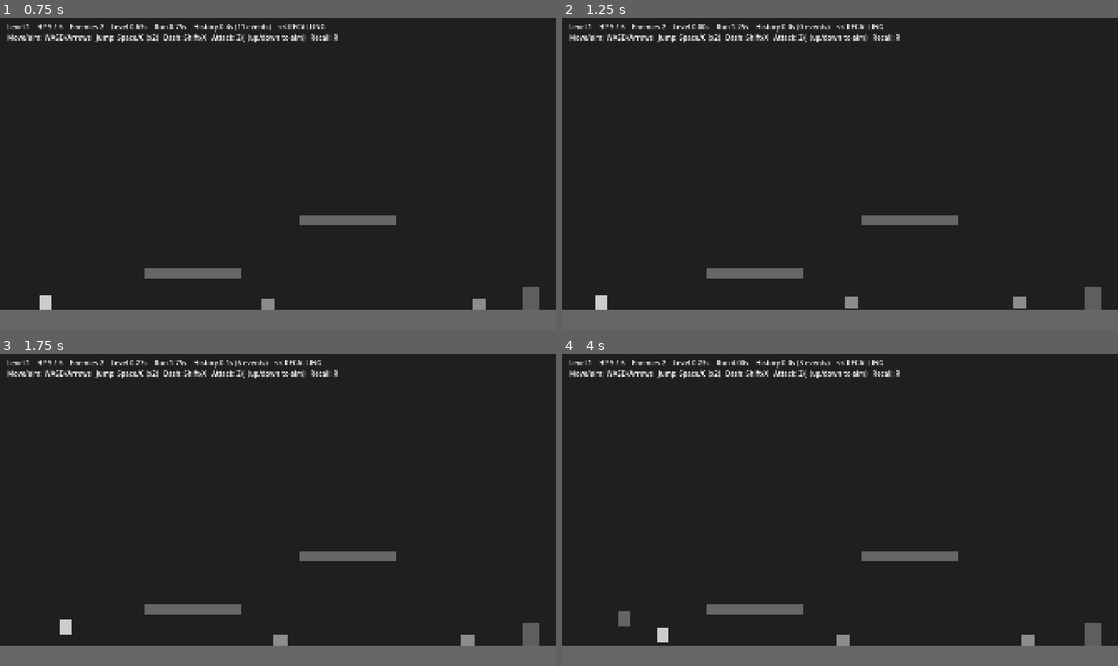
Above: before the commit, frames 1-4 (two rows, left to right).
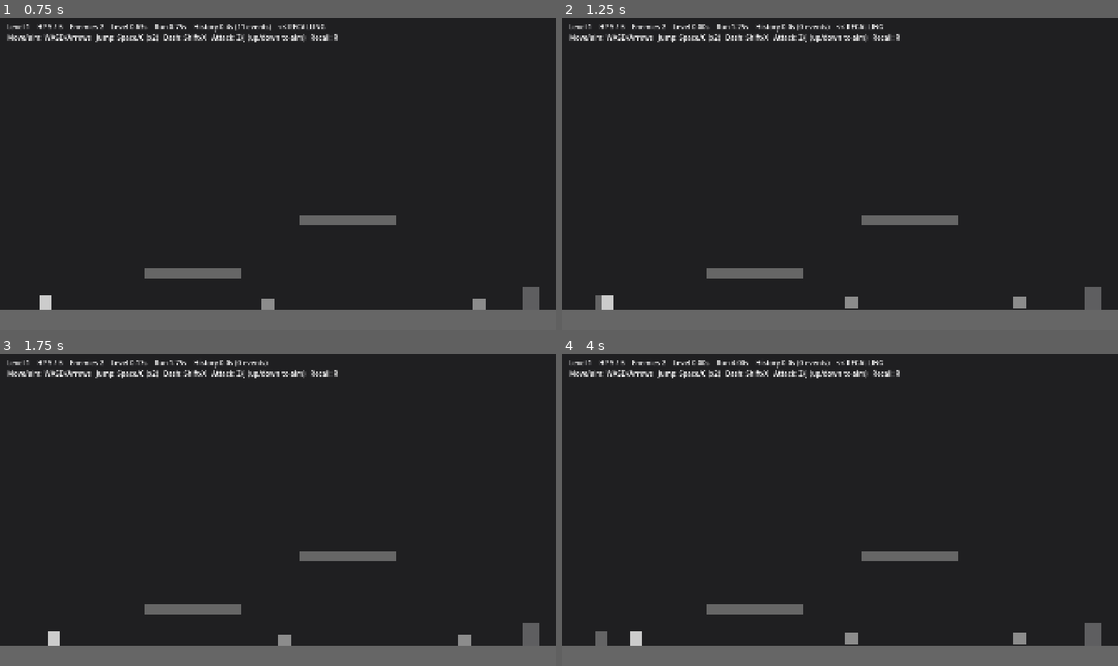
Above: after the commit, the same moments.

Repository: jmy0713/CreativeJam26
Game: Godot game, scene res://scenes/levels/level_1.tscn
The game is run twice, just before and just after one commit, with the same random seed, the same clock (stepped at 60 frames per second) and the same inputs.
Inputs:
- Up to frame 1 (0.75 s): hold D (move_right) from 0.53 s (still down); tap R (recall) at 0.6 s
- Up to frame 2 (1.25 s): keep holding D (move_right); tap Space (jump) at 0.77 s
- Up to frame 3 (1.75 s): keep holding D (move_right); tap Z (attack) at 1.35 s; tap Space (jump) at 1.52 s; tap R (recall) at 1.55 s
- Up to frame 4 (4 s): release D (move_right) at 2.03 s; hold A (move_left) 2.03-2.78 s; tap Shift (dash) at 2.1 s; tap R (recall) at 2.3, 2.85, 3.6 s; hold D (move_right) from 2.78 s (still down); tap Space (jump) at 3.02, 3.77 s

Frame 1 is identical in both runs. In frame 2, 0.1% of the frame differs, in the area x 6-10%, y 88-94%; in frame 3, 0.4%; in frame 4, 0.7%, in the area x 6-85%, y 2-94%.

Commit message:
Hold for a beat before the recall catch-up slide
The catch-up used to overlap the end of the rewind via catchup_lead_seconds.
It is now its own phase, preceded by a HOLD phase of catchup_pause_seconds
(0.18s) so the rewind visibly settles before the player slides to the
afterimage.

Co-Authored-By: Claude Opus 5 <noreply@anthropic.com>
Claude-Session: https://claude.ai/code/session_01BpGtor8GqFhpw5XQJLXxQx

Diff:
--- a/scripts/autoload/recall.gd
+++ b/scripts/autoload/recall.gd
@@ -9,13 +9,15 @@
 ## - Discrete events: gameplay code calls Recall.record(target, kind, undo)
 ##   for things that aren't captured by samples (damage, deaths, ...).
 ##
-## RECALLING (three phases)
+## RECALLING (four phases)
 ## 1. FREEZE: the level stops for `freeze_seconds`.
 ## 2. REWIND: events are popped newest-first as the timeline cursor runs back
 ##    to `now - recall_seconds` (clamped to level start). Sample events are
 ##    interpolated so positions move smoothly along the recorded path.
-## 3. CATCH-UP: overlaps the end of the rewind. Nodes with a recall visual
-##    (the player's afterimage) move to where their visual ended up.
+## 3. HOLD: a beat of stillness at the end of the rewind, so the slide reads as
+##    a separate move instead of running out of the rewind.
+## 4. CATCH-UP: nodes with a recall visual (the player's afterimage) move to
+##    where their visual ended up.
 ## Recalling again keeps popping; an empty stack means the level is back at
 ## its start.
 ##
@@ -33,7 +35,7 @@
 ## Emitted for every event popped during a recall — hook rewind VFX here.
 signal event_undone(event: Event)
 
-enum Phase { NONE, FREEZE, REWIND }
+enum Phase { NONE, FREEZE, REWIND, HOLD, CATCHUP }
 
 class Event:
 	var tick: int
@@ -60,8 +62,8 @@
 @export var sample_interval := 0.2
 ## How long the player takes to slide to the afterimage.
 @export var catchup_seconds := 0.35
-## The catch-up starts this long before the rewind finishes.
-@export var catchup_lead_seconds := 0.08
+## Beat of stillness between the rewind ending and the slide starting.
+@export var catchup_pause_seconds := 0.18
 
 var is_recalling := false
 
@@ -72,7 +74,6 @@
 
 var _phase := Phase.NONE
 var _phase_start_real_tick := 0
-var _catchup_start_real_tick := -1
 var _target_tick := 0
 var _rewind_step := 1
 
@@ -92,6 +93,11 @@
 				_begin_rewind()
 		Phase.REWIND:
 			_step_rewind()
+		Phase.HOLD:
+			if _real_ticks_in_phase() >= GameManager.seconds_to_ticks(catchup_pause_seconds):
+				_set_phase(Phase.CATCHUP)
+		Phase.CATCHUP:
+			_step_catchup()
 		Phase.NONE:
 			if Input.is_action_just_pressed("recall"):
 				start_recall()
@@ -176,7 +182,6 @@
 
 func _begin_rewind() -> void:
 	_set_phase(Phase.REWIND)
-	_catchup_start_real_tick = -1
 	for node in _recordables():
 		if node.has_method(&"begin_recall_visual"):
 			node.begin_recall_visual()
@@ -195,18 +200,18 @@
 	GameManager.timeline_tick = cursor
 	_update_segments(cursor)
 
-	var frames_left := ceili(float(cursor - _target_tick) / _rewind_step)
-	if _catchup_start_real_tick == -1 and frames_left <= GameManager.seconds_to_ticks(catchup_lead_seconds):
-		_catchup_start_real_tick = GameManager.real_tick
-	var catchup_t := 0.0
-	if _catchup_start_real_tick != -1:
-		var catchup_ticks := maxi(GameManager.seconds_to_ticks(catchup_seconds), 1)
-		catchup_t = clampf(float(GameManager.real_tick - _catchup_start_real_tick) / catchup_ticks, 0.0, 1.0)
-		for node in _recordables():
-			if node.has_method(&"set_recall_catchup"):
-				node.set_recall_catchup(catchup_t)
-
-	if cursor <= _target_tick and catchup_t >= 1.0:
+	if cursor <= _target_tick:
+		_set_phase(Phase.HOLD)
+
+
+## Slides every node with a recall visual from where it froze to its afterimage.
+func _step_catchup() -> void:
+	var catchup_ticks := maxi(GameManager.seconds_to_ticks(catchup_seconds), 1)
+	var t := clampf(float(_real_ticks_in_phase()) / catchup_ticks, 0.0, 1.0)
+	for node in _recordables():
+		if node.has_method(&"set_recall_catchup"):
+			node.set_recall_catchup(t)
+	if t >= 1.0:
 		_finish_recall()
 
 
